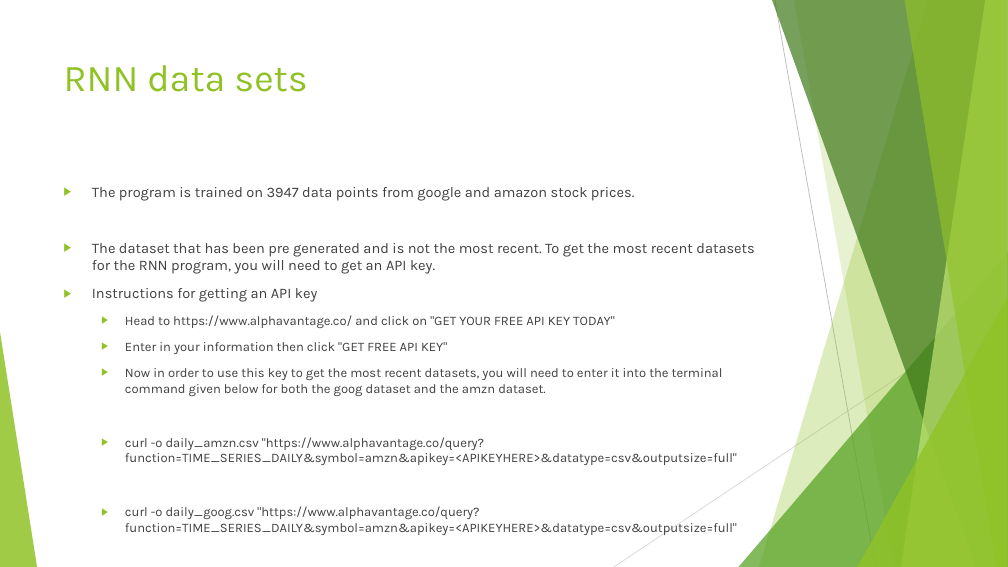
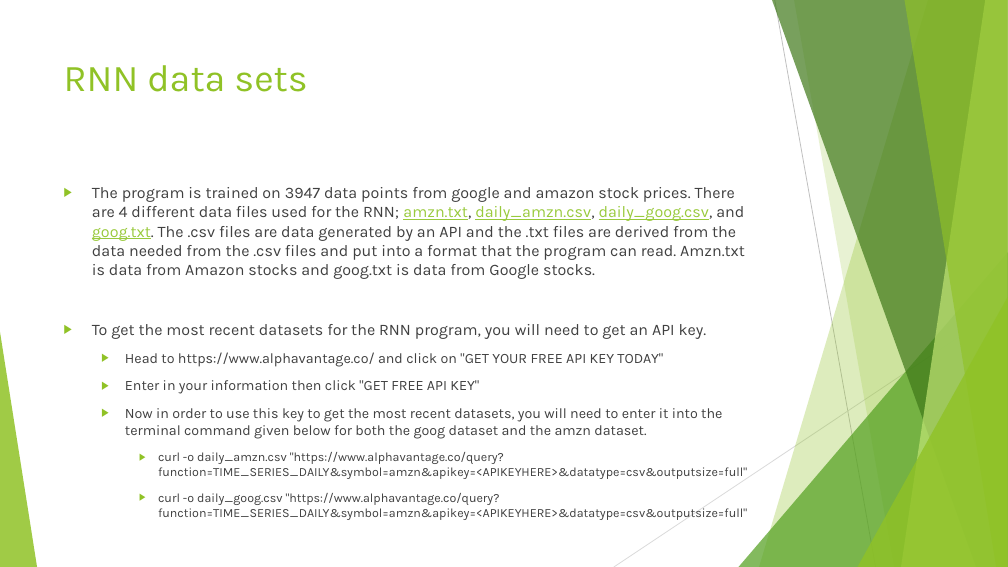
Before and after one commit to venkateshreddypala/deeplearning-6905, a slide deck: slide 7 of Deep Learning (1).pptx. Drawn at 1008x567 pixels with LibreOffice and Linux fonts; fonts in the diff are those of the drawing. Boxes give left, top, right and bottom in pixels: in the first picture for what was removed or moved away, otherwise in the second. Text is boxed around its words. In the diff, an @@ line names an element or a change of style, - is before the commit and + after.

```diff
--- a/Deep Learning (1).pptx
+++ b/Deep Learning (1).pptx
@@ text at box(92, 187, 745, 339): text changed; size 13.9 to 15.3 pt @@
-▶ The program is trained on 3947 data points from google and amazon stock prices.
-▶ The dataset that has been pre generated and is not the most recent. To get the most recent datasets for the RNN program, you will need to get an API key.
-▶ Instructions for getting an API key
+▶ The program is trained on 3947 data points from google and amazon stock prices. There are 4 different data files used for the RNN; amzn.txt, daily_amzn.csv, daily_goog.csv, and goog.txt. The .csv files are data generated by an API and the .txt files are derived from the data needed from the .csv files and put into a format that the program can read. Amzn.txt is data from Amazon stocks and goog.txt is data from Google stocks.
+▶ To get the most recent datasets for the RNN program, you will need to get an API key.
@@ text at box(125, 352, 747, 505): size 12.4 to 13.6 pt in "Head to https://www.alphavantage.co/ and click on "GET ...", "Enter in your information then click "GET ...", "Now in order to use this key ..."; size 12.4 to 11.9 pt in "curl -o daily_amzn.csv "https://www.alphavantage.co/query? f ...", "curl -o daily_goog.csv "https://www.alphavantage.co/query? f ..."; list level 2 to 3 in "curl -o daily_amzn.csv "https://www.alphavantage.co/query? f ..."; list level 2 to 3 in "curl -o daily_goog.csv "https://www.alphavantage.co/query? f ..." @@
```
Also in this commit, not shown: 3 other slides changed, 1 slide added, 1 slide removed.
